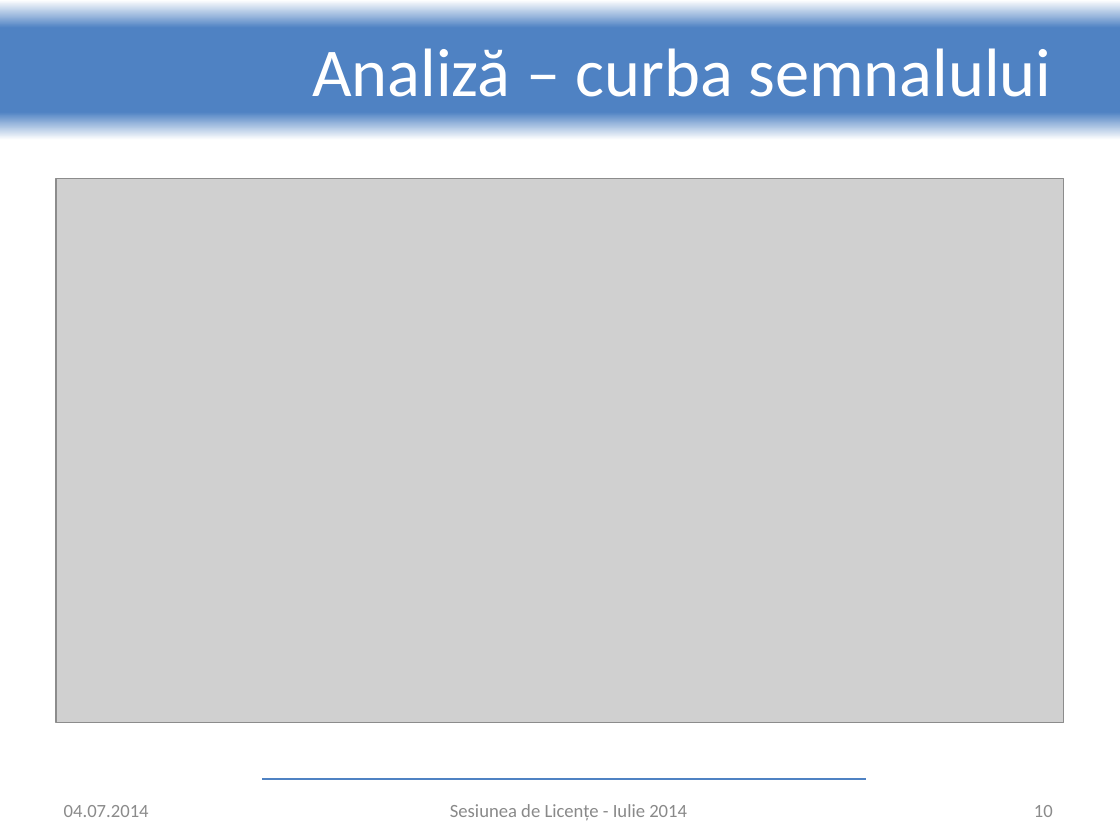
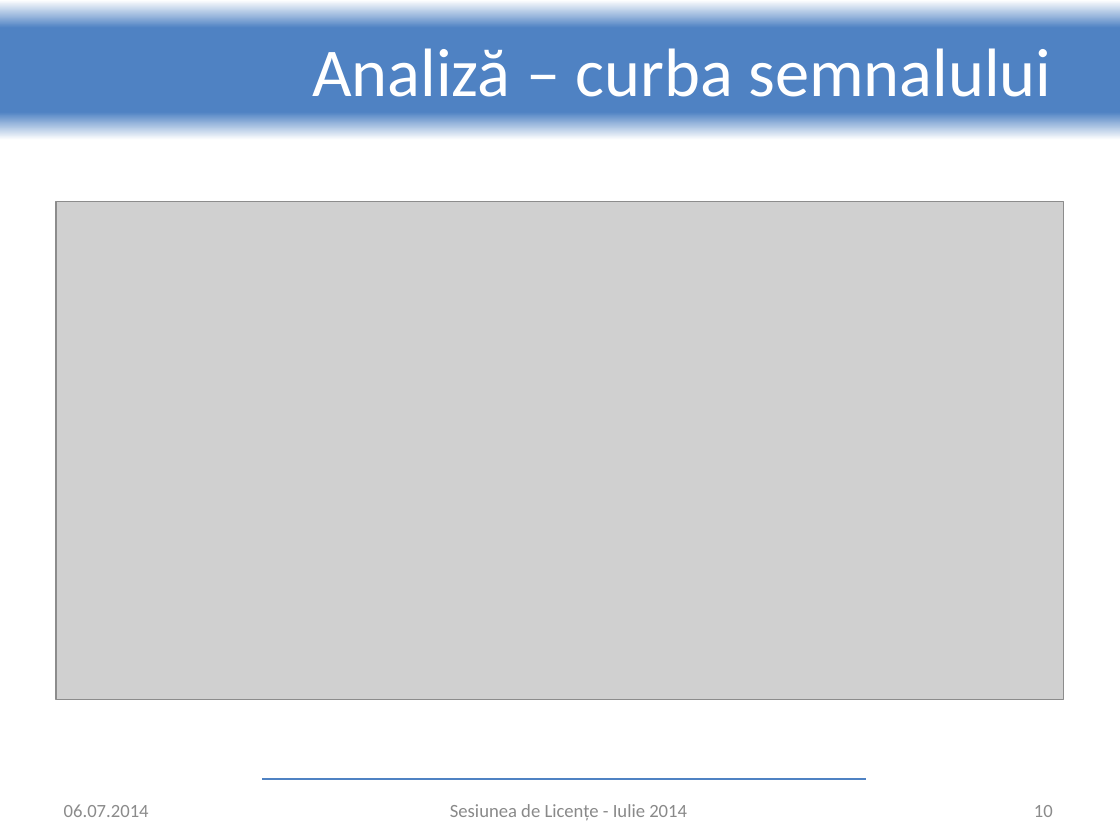
Before and after one commit to adrian-nicolau/radar, a slide deck: slide 10 of presentation.pptx. Drawn at 1120x840 pixels with LibreOffice and Linux fonts; fonts in the diff are those of the drawing; grey boxes stand for pictures; background and template pictures are left out. Boxes give left, top, right and bottom in pixels: in the first picture for what was removed or moved away, otherwise in the second. Text is boxed around its words. In the diff, an @@ line names an element or a change of style, - is before the commit and + after.

```diff
--- a/presentation.pptx
+++ b/presentation.pptx
@@ picture: place and size @@
-picture at <box>56,178,1064,722</box>
+picture at <box>56,202,1064,699</box>
@@ text at <box>64,804,149,817</box>: text changed @@
-04.07.2014
+06.07.2014
```
Also in this commit, not shown: 15 other slides changed.
